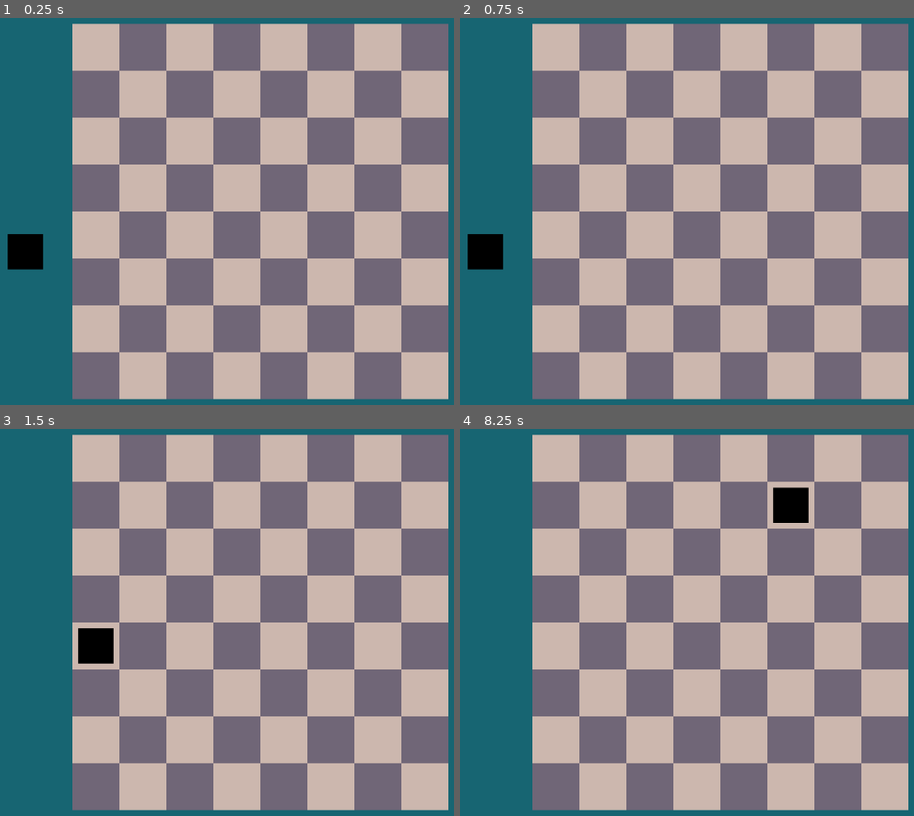
Above: before the commit, frames 1-4 (two rows, left to right).
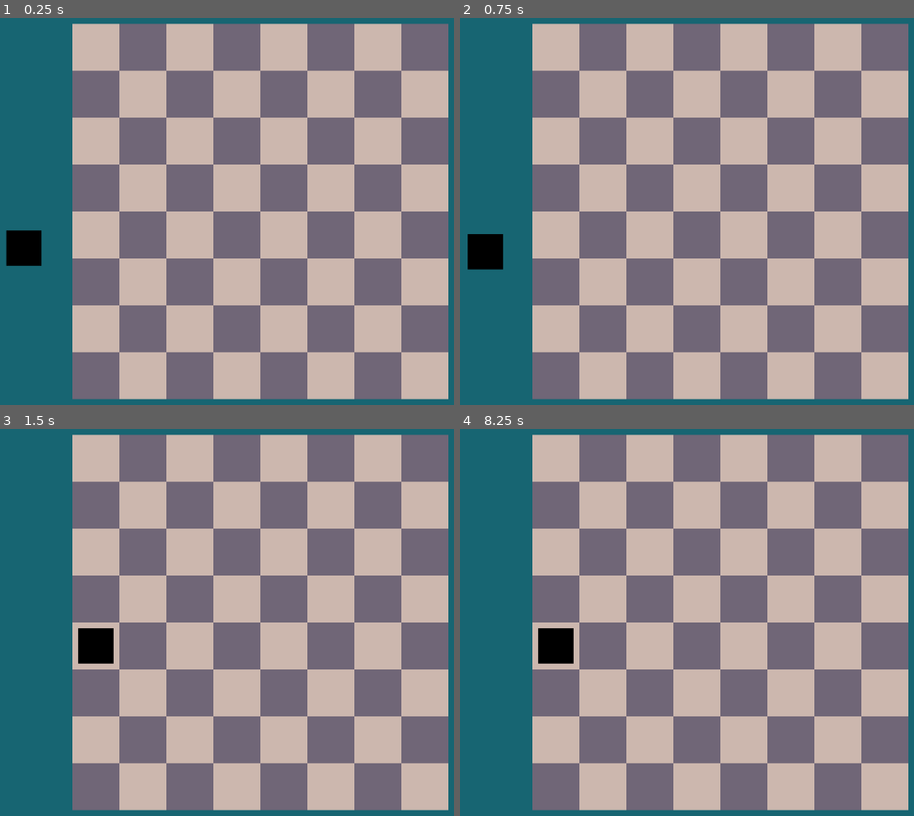
Above: after the commit, the same moments.

Repository: Maybells/godot-zone-framework
Game: Godot game, scene res://Examples/Chess/chess.tscn
Two runs of this game, one before a commit and one after it. Both use one fixed random seed, a clock stepped at 60 frames per second and the inputs below.
Inputs (mouse positions are in pixels of both pictures, inside the frame that each line leads up to):
- Up to frame 1 (0.25 s): no input
- Up to frame 2 (0.75 s): tap Enter at 0.5 s; move the mouse to (487, 250) at 0.52 s; click (487, 250) at 0.67 s
- Up to frame 3 (1.5 s): tap Space at 1.25 s; move the mouse to (108, 645) at 1.27 s; click (108, 645) at 1.42 s
- Up to frame 4 (8.25 s): tap Enter at 2, 3.5 s; move the mouse to (795, 525) at 2.02 s; click (795, 525) at 2.17 s; tap Space at 2.75, 4.25 s; move the mouse to (682, 711) at 2.77 s; click (682, 711) at 2.92 s; move the mouse to (outside the picture) at 3.52 s; click (outside the picture) at 3.67 s; move the mouse to (496, 556) at 4.27 s; click (496, 556) at 4.42 s; move the mouse to (759, 622) at 5.02 s; click (759, 622) at 5.17 s; move the mouse to (609, 514) at 5.77 s; click (609, 514) at 5.92 s; move the mouse to (886, 599) at 6.52 s; click (886, 599) at 6.67 s; move the mouse to (568, 645) at 7.27 s; click (568, 645) at 7.42 s; move the mouse to (795, 525) at 8.02 s; click (795, 525) at 8.17 s

The runs differ from the first frame. In frame 1, 0.2% of the frame differs, in the area x 1-10%, y 54-66%; in frame 2, nothing differs; in frame 3, nothing differs; in frame 4, 1.5%, in the area x 17-77%, y 15-61%.

Commit message:
Game logic no longer global singleton

Diff:
--- a/Examples/Chess/chess.gd
+++ b/Examples/Chess/chess.gd
@@ -2,13 +2,21 @@
 
 
 onready var tile = preload("res://Examples/Chess/tile.tscn")
+onready var piece = preload("res://Examples/Chess/piece.tscn")
+onready var game = ChessLogic.new()
 
 
 # Generates the grid of chess tiles
 func _ready():
+	var p = piece.instance()
+	p.game = game
+	p.position = Vector2(190, 350)
+	add_child(p)
+
 	var index = 0
 	for point in $Grid.points:
 		var t = tile.instance()
+		t.id = index
 		t.position = $Grid.position + point
 		var rank = index % 8
 		var file = index / 8
--- a/Examples/Chess/chess.tscn
+++ b/Examples/Chess/chess.tscn
@@ -1,8 +1,7 @@
-[gd_scene load_steps=4 format=2]
+[gd_scene load_steps=3 format=2]
 
 [ext_resource path="res://Examples/Chess/chess.gd" type="Script" id=1]
 [ext_resource path="res://src/Grid/grid_generator.tscn" type="PackedScene" id=2]
-[ext_resource path="res://Examples/Chess/piece.tscn" type="PackedScene" id=3]
 
 [node name="Chess" type="Node2D"]
 script = ExtResource( 1 )
@@ -20,7 +19,3 @@
 rows = 8
 cell_size = Vector2( 64, 64 )
 cell_margin = Vector2( 0, 0 )
-
-[node name="Piece" parent="." instance=ExtResource( 3 )]
-position = Vector2( 191.841, 354.736 )
-z_index = 1
--- a/Examples/Chess/chess_logic.gd
+++ b/Examples/Chess/chess_logic.gd
@@ -1,13 +1,25 @@
 extends "res://src/GameLogic/base.gd"
 
+class_name ChessLogic
 
-func _ready():
-	pass
+
+var grid = GridUtility.new(Vector2(8, 8))
+var bishop = MovePattern.new("RU", MovePattern.ROTATE, -1)
+var rook = MovePattern.new("R", MovePattern.ROTATE, -1)
+var knight = MovePattern.new("2RU", MovePattern.ROTATE_MIRROR)
 
 
 func is_move_valid(piece, start, end):
 	if end:
-		return true
+		if start:
+			var position = grid.convert_1d_to_2d(start.id)
+			var possible = grid.get_pattern_results(position, bishop)
+			var aim = grid.convert_1d_to_2d(end.id)
+			if aim in possible:
+				return true
+			return false
+		else:
+			return true
 	else:
 		return false
 
--- a/Examples/Chess/piece.gd
+++ b/Examples/Chess/piece.gd
@@ -1,10 +1,12 @@
 extends "res://src/Piece/piece.gd"
+
 
 export (Color) var white = Color(204, 183, 174)
 export (Color) var black = Color(112, 102, 119)
+
+
 var is_white = true
 var color
-
 var holding = false
 
 
--- a/Examples/Chess/piece.tscn
+++ b/Examples/Chess/piece.tscn
@@ -3,10 +3,11 @@
 [ext_resource path="res://src/Piece/piece.tscn" type="PackedScene" id=1]
 [ext_resource path="res://Examples/Chess/piece.gd" type="Script" id=2]
 
-[sub_resource type="RectangleShape2D" id=2]
+[sub_resource type="RectangleShape2D" id=1]
 extents = Vector2( 24, 24 )
 
-[node name="Piece" instance=ExtResource( 1 )]
+[node name="Piece" index="0" instance=ExtResource( 1 )]
+z_index = 1
 script = ExtResource( 2 )
 
 [node name="ColorRect" type="ColorRect" parent="." index="0"]
--- a/project.godot
+++ b/project.godot
@@ -9,6 +9,11 @@
 config_version=4
 
 _global_script_classes=[ {
+"base": "Reference",
+"class": "ChessLogic",
+"language": "GDScript",
+"path": "res://Examples/Chess/chess_logic.gd"
+}, {
 "base": "MoveSequence",
 "class": "GridMoveSequence",
 "language": "GDScript",
@@ -30,6 +35,7 @@
 "path": "res://src/GameLogic/MoveSequence/move_sequence.gd"
 } ]
 _global_script_class_icons={
+"ChessLogic": "",
 "GridMoveSequence": "",
 "GridUtility": "",
 "MovePattern": "",
@@ -42,10 +48,6 @@
 run/main_scene="res://Examples/Chess/chess.tscn"
 config/icon="res://icon.png"
 
-[autoload]
-
-game="*res://Examples/Chess/chess_logic.gd"
-
 [rendering]
 
 quality/driver/driver_name="GLES2"
--- a/src/GameLogic/base.gd
+++ b/src/GameLogic/base.gd
@@ -1,13 +1,7 @@
-extends Node
-
-
 signal game_reset
 signal game_initialized
 signal piece_moved(piece, to)
 
-
-func _ready():
-	pass
 
 # Returns true if the game logic allows piece to go from start to end
 func is_move_valid(piece, start, end):
--- a/src/Grid/grid_generator.gd
+++ b/src/Grid/grid_generator.gd
@@ -10,9 +10,7 @@
 
 
 func _ready():
-	var g = GridUtility.new(Vector2(columns, rows))
-	var bishop = MovePattern.new("RU", MovePattern.ROTATE, -1)
-	print(g.move_pattern_results(Vector2(1, 1), bishop))
+	pass
 
 
 func _draw():
--- a/src/Grid/grid_utility.gd
+++ b/src/Grid/grid_utility.gd
@@ -48,8 +48,8 @@
 # Turns a 1d array index into a 2d one
 # Example: 3 in 2x2 grid -> (1, 1)
 func convert_1d_to_2d(index):
-	var x = index % dimensions.y
-	var y = index / dimensions.y
+	var x = index % int(dimensions.y)
+	var y = index / int(dimensions.y)
 	return Vector2(x, y)
 
 
@@ -76,9 +76,9 @@
 	var diagonal = MovePattern.new("RU", MovePattern.ROTATE)
 	match adjacency_mode:
 		ORTHOGONAL:
-			return move_pattern_results(position, orthogonal)
+			return get_pattern_results(position, orthogonal)
 		OCTILINEAR:
-			return move_pattern_results(position, orthogonal) + move_pattern_results(position, diagonal)
+			return get_pattern_results(position, orthogonal) + get_pattern_results(position, diagonal)
 
 
 func _generate_arc(position, distance):
@@ -88,7 +88,7 @@
 		if distance - i > 0:
 			sequence +=  str(distance - i) + "R"
 		var pattern = MovePattern.new(sequence, MovePattern.ROTATE)
-		var results = move_pattern_results(position, pattern)
+		var results = get_pattern_results(position, pattern)
 		arc += results
 	return arc
 
@@ -105,7 +105,7 @@
 			sequence = str(i - distance) + "U"
 			sequence +=  str(distance) + "R"
 		var pattern = MovePattern.new(sequence, MovePattern.ROTATE)
-		var results = move_pattern_results(position, pattern)
+		var results = get_pattern_results(position, pattern)
 		corner += results
 	return corner
 
@@ -161,7 +161,7 @@
 	return results
 
 
-func move_pattern_results(position, pattern):
+func get_pattern_results(position, pattern):
 	var batch
 	match pattern.mode:
 		MovePattern.NONE:
--- a/src/Piece/piece.gd
+++ b/src/Piece/piece.gd
@@ -4,10 +4,7 @@
 var origin_zone
 var overlap_zone
 var id
-
-
-func _ready():
-	pass
+var game
 
 
 func _process(delta):
--- a/src/Zone/zone.gd
+++ b/src/Zone/zone.gd
@@ -1,4 +1,8 @@
 extends Area2D
+
+
+var id
+
 
 func _ready():
 	pass
Not shown: 1 places in Examples/Chess/piece.tscn that only renumber resources
